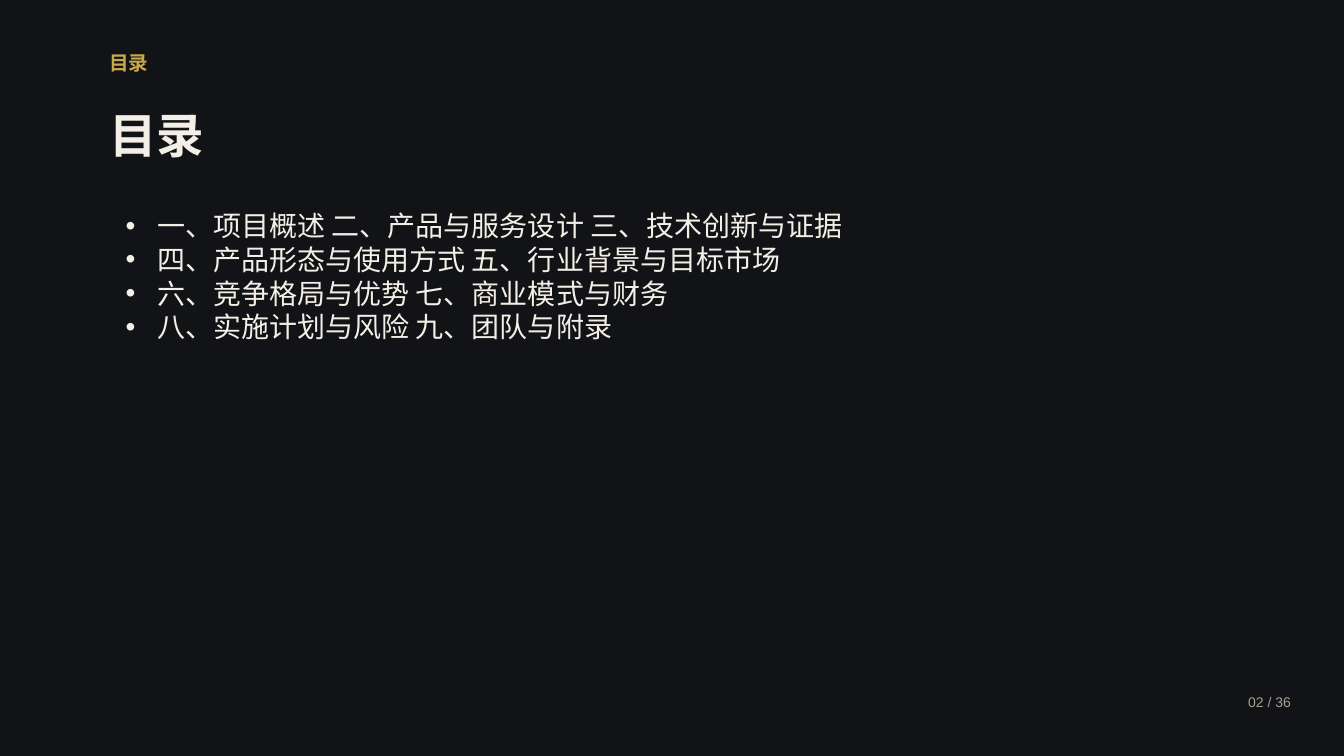
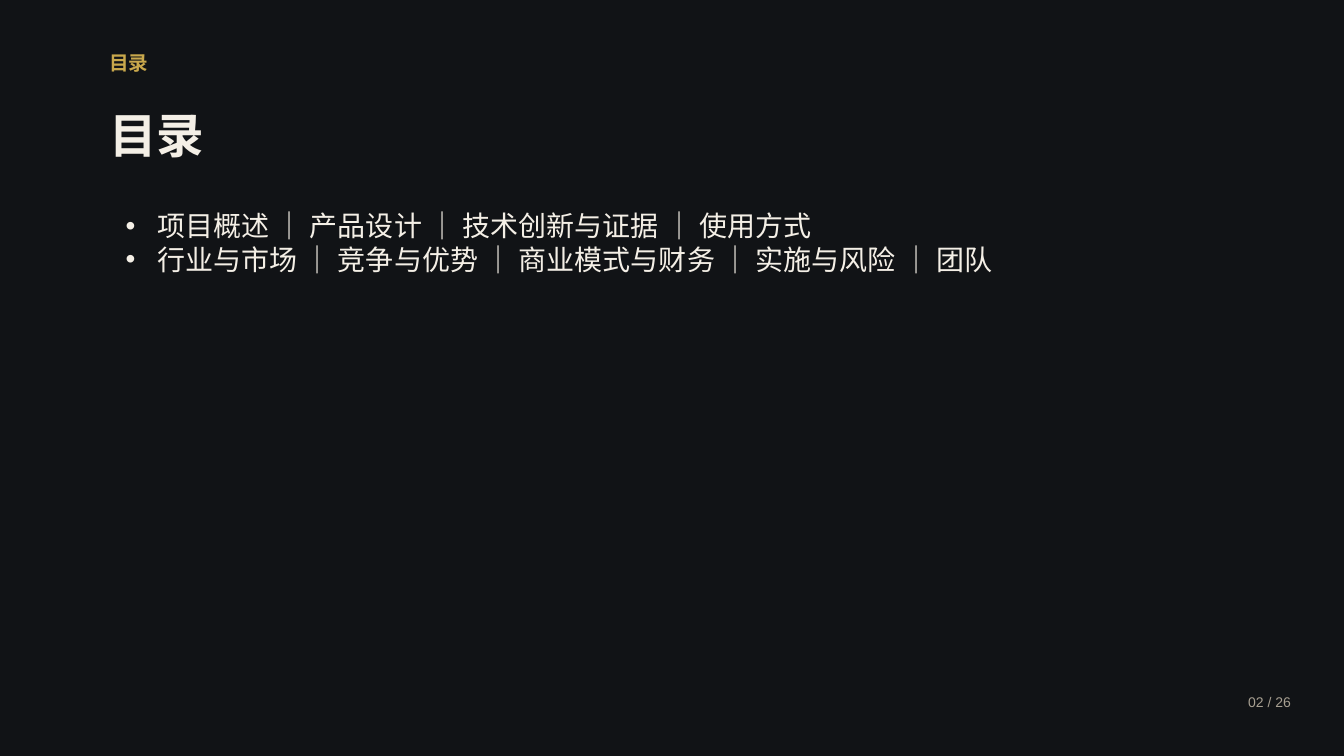
Before and after one commit to by739yang/BEWG_PdM, a slide deck: slide 2 of deliverables/ppt/澜脉_商业计划书.pptx. Drawn at 1344x756 pixels with LibreOffice and Linux fonts; fonts in the diff are those of the drawing. Boxes give left, top, right and bottom in pixels: in the first picture for what was removed or moved away, otherwise in the second. Text is boxed around its words. In the diff, an @@ line names an element or a change of style, - is before the commit and + after.

Commit message:
商业计划书压到 29 页并只留 pptx：内容页 25 + 4 页关键配图；删除 html/json；新增定稿脚本（生成到临时目录 → 只落 pptx → 注入配图 → 去重复收尾页 → 校验页数上限 30）

```diff
--- a/deliverables/ppt/澜脉_商业计划书.pptx
+++ b/deliverables/ppt/澜脉_商业计划书.pptx
@@ text at [157,212,992,273]: text changed @@
-• 一、项目概述 二、产品与服务设计 三、技术创新与证据
-• 四、产品形态与使用方式 五、行业背景与目标市场
-• 六、竞争格局与优势 七、商业模式与财务
-• 八、实施计划与风险 九、团队与附录
+• 项目概述 ｜ 产品设计 ｜ 技术创新与证据 ｜ 使用方式
+• 行业与市场 ｜ 竞争与优势 ｜ 商业模式与财务 ｜ 实施与风险 ｜ 团队
@@ text at [1248,697,1291,707]: text changed @@
-02 / 36
+02 / 26
```
Also in this commit, not shown: 28 other slides changed, 18 slides removed, 5 other files.
